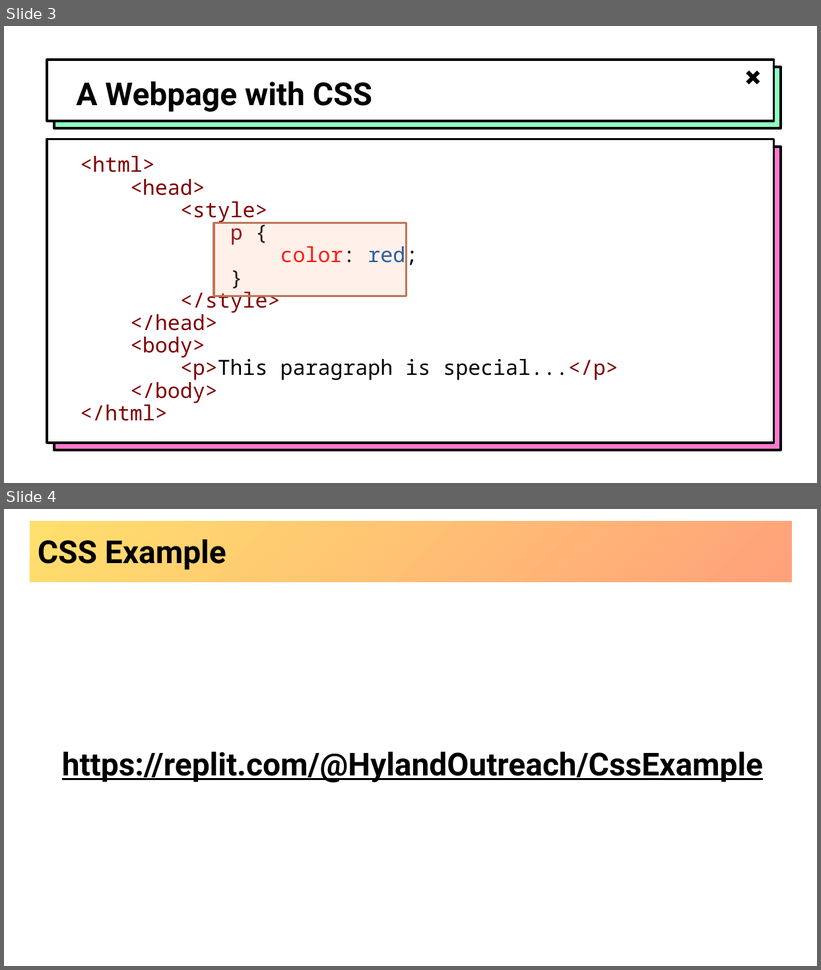
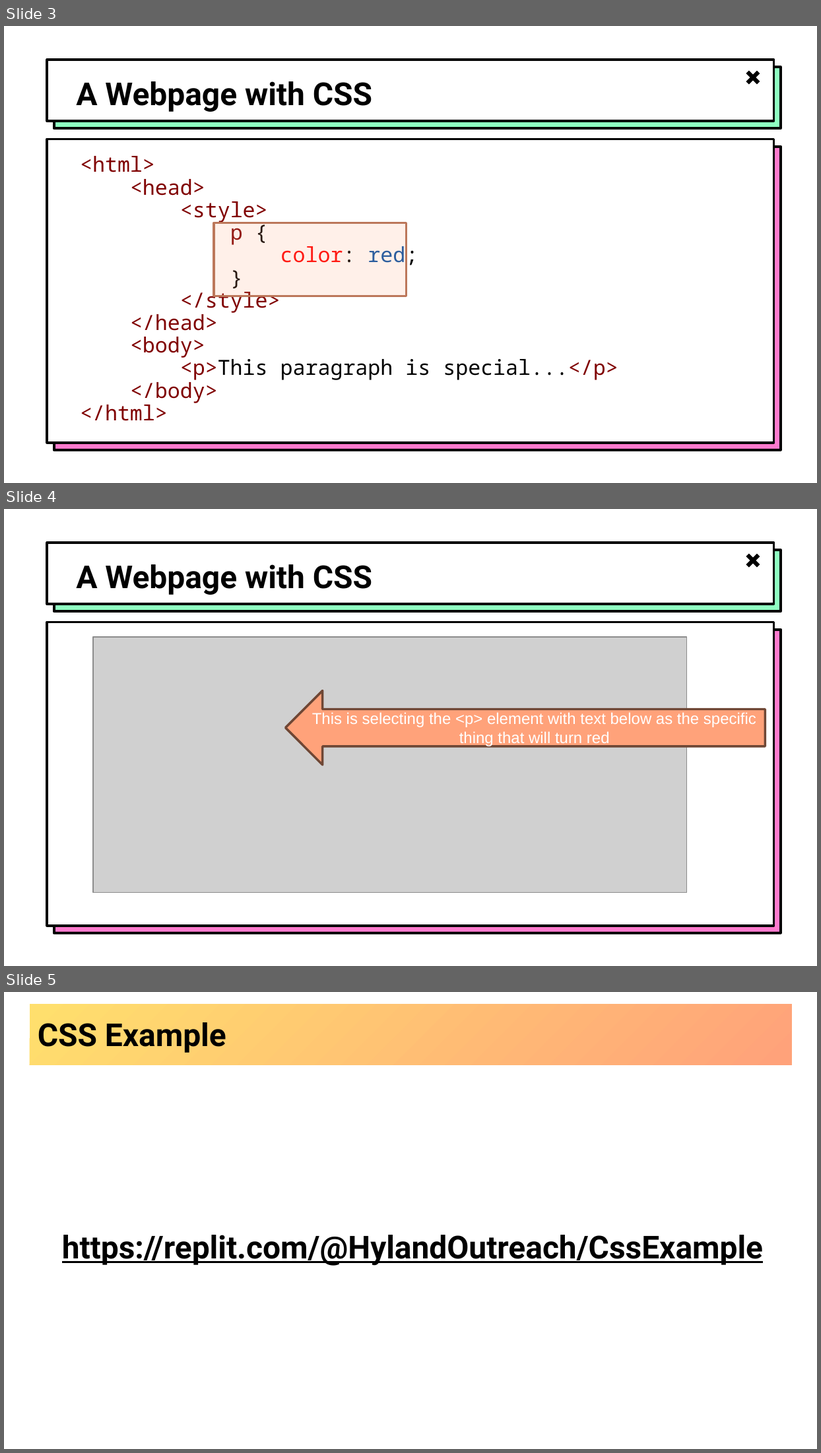
Before and after one commit to hytechclub/web-101, a slide deck: Week06/IntroductionToCss.pptx. Shown one above the other, each under a label of ours: slides 3 and 4 before the commit, slides 3, 4 and 5 after it. The pictures are 821x970 and 821x1453 pixels, drawn with LibreOffice and Linux fonts; fonts in the diff are those of the drawing; grey boxes stand for pictures; background and template pictures are left out. Boxes give left, top, right and bottom in pixels: in the first picture for what was removed or moved away, otherwise in the second. Text is boxed around its words. In the diff, an @@ line names an element or a change of style, - is before the commit and + after.

```diff
--- a/Week06/IntroductionToCss.pptx
+++ b/Week06/IntroductionToCss.pptx
@@ slide 4 added at (x1=4, y1=509, x2=817, y2=966), background picture (left out); not listed: 5 template elements that a slide beside it also shows @@
@@ title added at (x1=76, y1=564, x2=372, y2=595), 28 pt, text #000000, bold @@
+A Webpage with CSS
@@ picture added at (x1=94, y1=638, x2=687, y2=894) @@
@@ left arrow added at (x1=285, y1=691, x2=765, y2=765), fill #FFA27A, outline #704735 2 pt, 14 pt, text #FFFFFF @@
+This is selecting the <p> element with text below as the specific thing that will turn red
@@ what was slide 4 is now slide 5 @@
```
Also in this commit, not shown: 1 other slide added, 5 other files.
